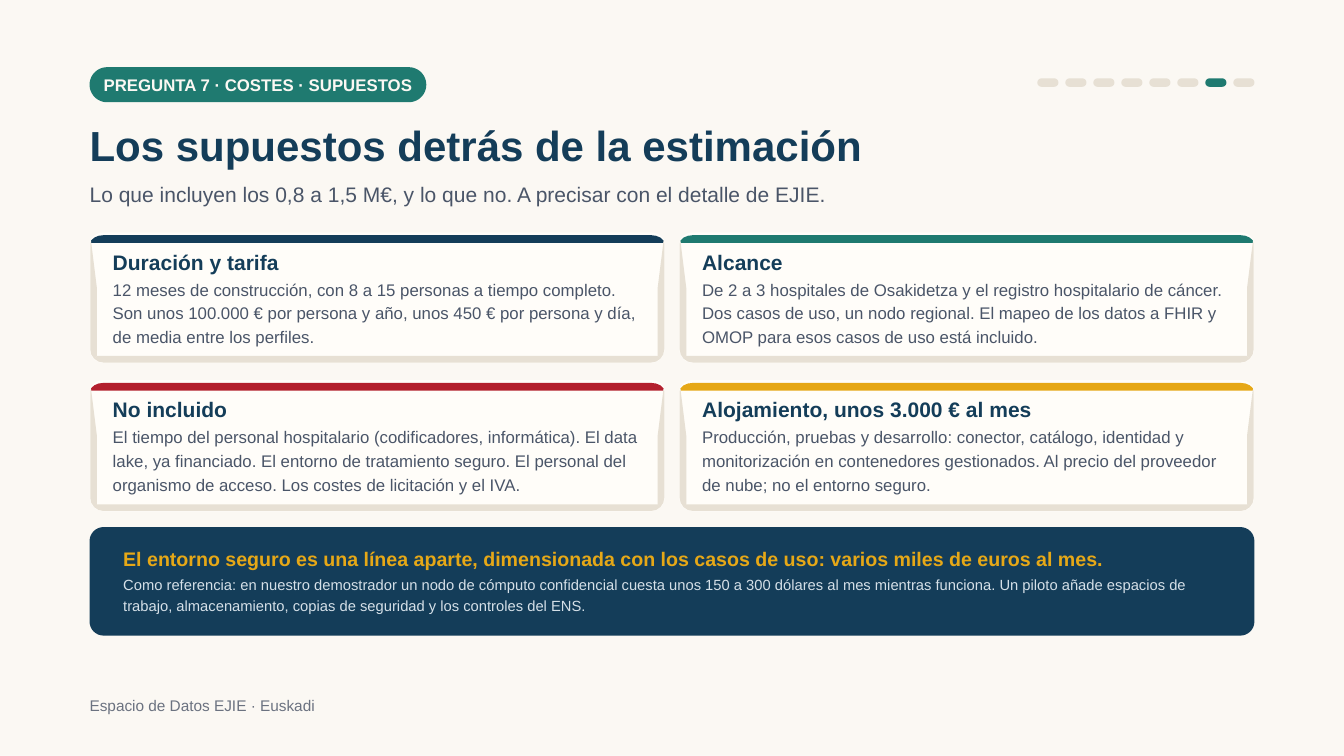
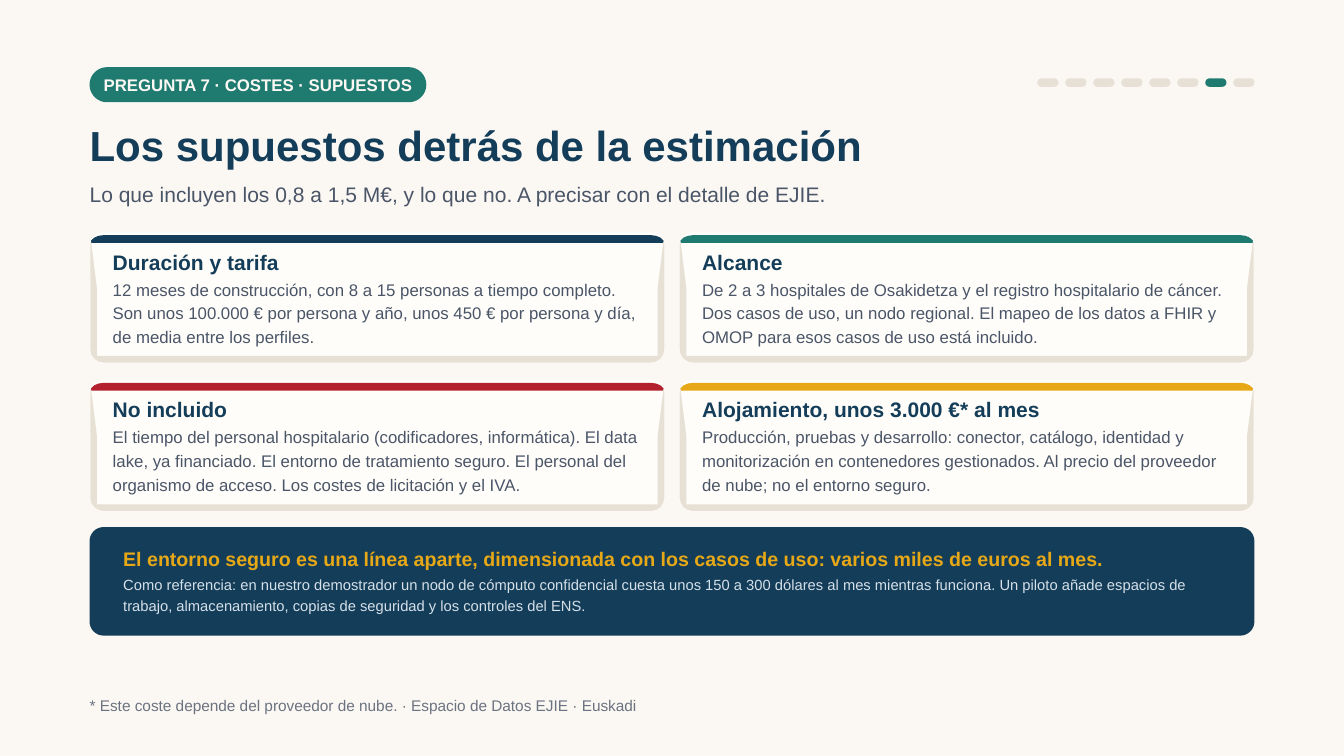
Before and after one commit to ma3u/MinimumViableHealthDataspacev2, a slide deck: slide 17 of docs/demos/euskadi-ejie-2026-es.pptx. Drawn at 1344x756 pixels with LibreOffice and Linux fonts; fonts in the diff are those of the drawing. Boxes give left, top, right and bottom in pixels: in the first picture for what was removed or moved away, otherwise in the second. Text is boxed around its words. In the diff, an @@ line names an element or a change of style, - is before the commit and + after.

```diff
--- a/docs/demos/euskadi-ejie-2026-es.pptx
+++ b/docs/demos/euskadi-ejie-2026-es.pptx
@@ text at (x1=702, y1=401, x2=1040, y2=422): text changed @@
-Alojamiento, unos 3.000 € al mes
+Alojamiento, unos 3.000 €* al mes
@@ text at (x1=100, y1=700, x2=637, y2=714): text changed @@
-Espacio de Datos EJIE · Euskadi
+* Este coste depende del proveedor de nube. · Espacio de Datos EJIE · Euskadi
```
Also in this commit, not shown: 18 other slides changed, 11 other files.
